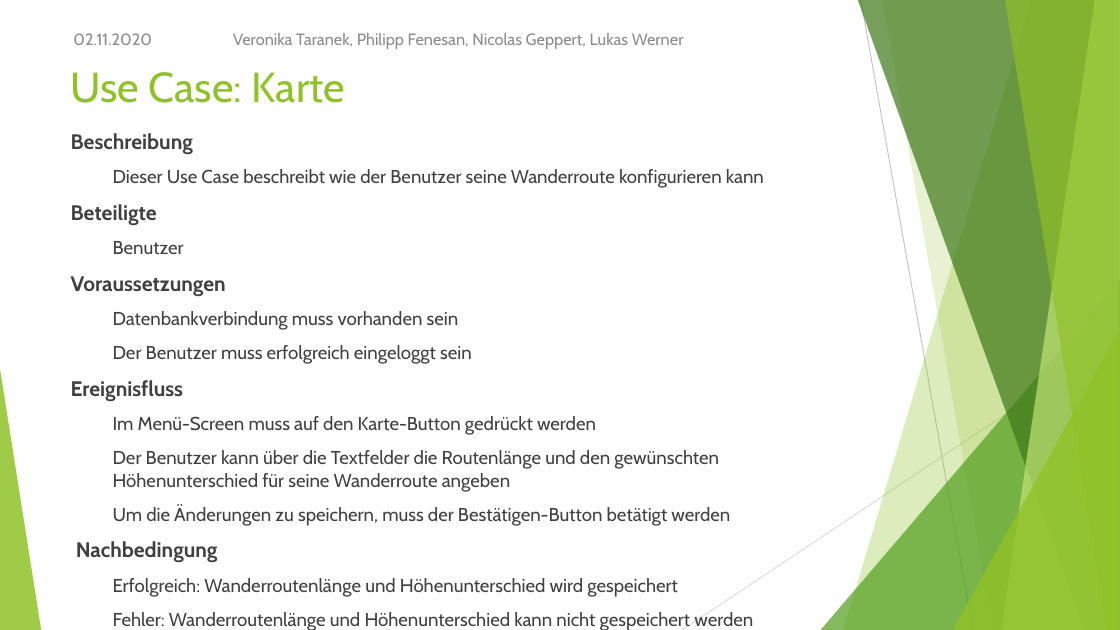
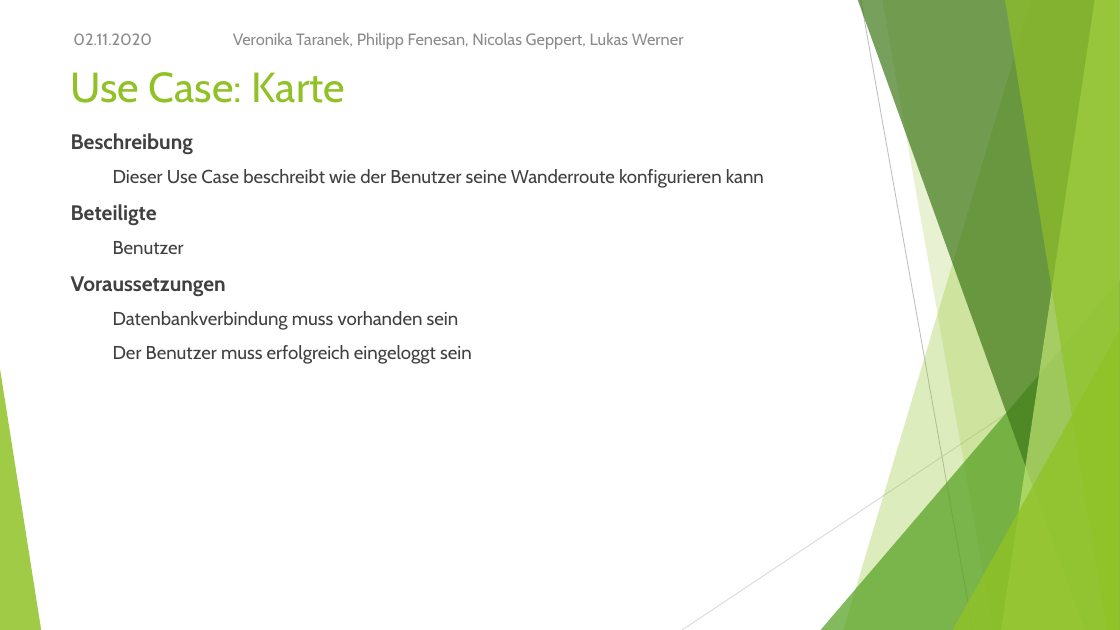
Before and after one commit to NicoGep/Programming_Project, a slide deck: slide 18 of presentation/wanderoo – Gruppe 3.pptx (slide 16 before the commit). Drawn at 1120x630 pixels with LibreOffice and Linux fonts; fonts in the diff are those of the drawing. Boxes give left, top, right and bottom in pixels: in the first picture for what was removed or moved away, otherwise in the second. Text is boxed around its words. In the diff, an @@ line names an element or a change of style, - is before the commit and + after.

Commit message:
presentation + ERD update

```diff
--- a/presentation/wanderoo – Gruppe 3.pptx
+++ b/presentation/wanderoo – Gruppe 3.pptx
@@ text at bbox=[71, 380, 753, 630]: paragraphs removed @@
-Ereignisfluss
-  Im Menü-Screen muss auf den Karte-Button gedrückt werden
-  Der Benutzer kann über die Textfelder die Routenlänge und den gewünschten Höhenunterschied für seine Wanderroute angeben
-  Um die Änderungen zu speichern, muss der Bestätigen-Button betätigt werden
-Nachbedingung
-  Erfolgreich: Wanderroutenlänge und Höhenunterschied wird gespeichert
-  Fehler: Wanderroutenlänge und Höhenunterschied kann nicht gespeichert werden
```
Also in this commit, not shown: 2 other slides changed, 6 slides added, 1 slide removed, 2 other files.
